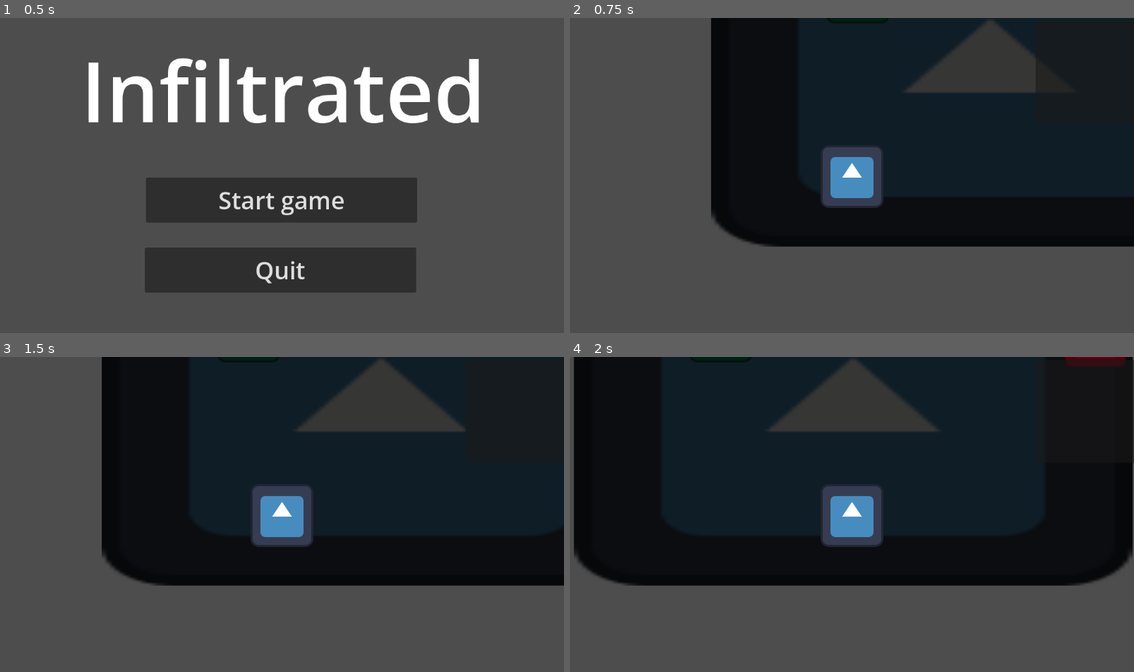
Above: before the commit, frames 1-4 (two rows, left to right).
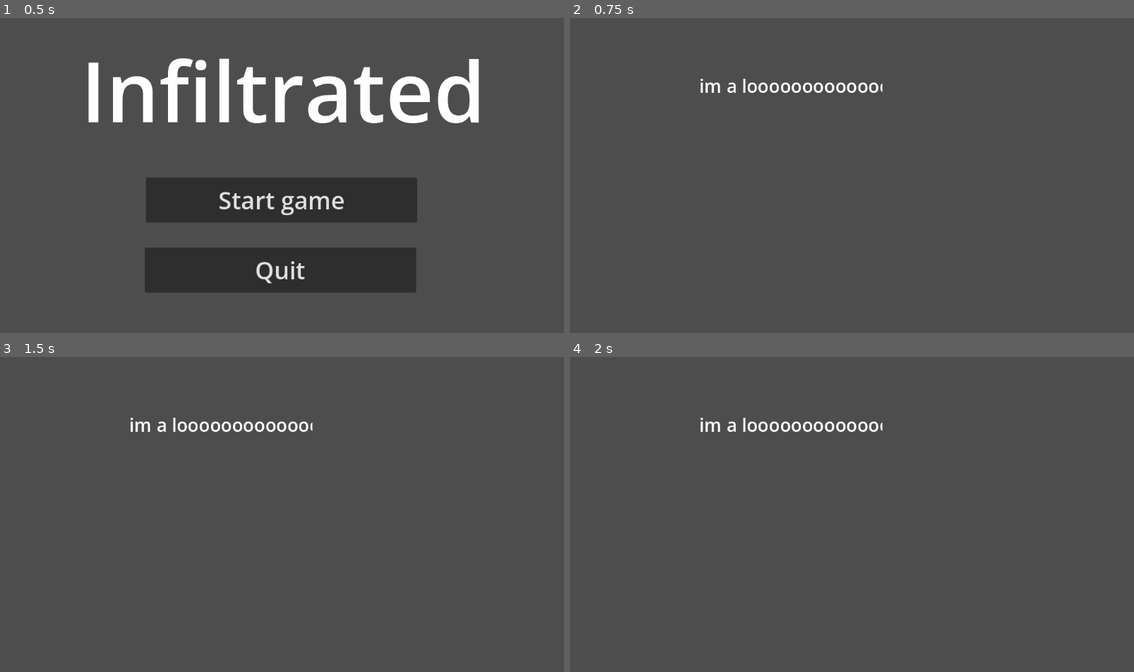
Above: after the commit, the same moments.

Repository: Rainy-Boy/GGJ_2026
Game: Godot game, scene res://Scenes/start_screen.tscn
Same seed, same stepped clock (60 frames per second), same inputs: the game is played once before the commit and once after it. The engine's default icon, where the game draws it, is replaced by a stand-in: a white triangle on a blue panel in a dark square.
Inputs:
- Up to frame 1 (0.5 s): no input
- Up to frame 2 (0.75 s): click "Start game" at 0.5 s
- Up to frame 3 (1.5 s): tap Enter at 1.25 s; hold Right (ui_right) from 1.28 s (still down)
- Up to frame 4 (2 s): keep holding Right (ui_right)

Frame 1 is identical in both runs. In frame 2, 53% of the frame differs, in the area x 23-100%, y 0-73%; in frame 3, 58%; in frame 4, 71%, in the area x 0-100%, y 0-73%.

Commit message:
Basic lore drop

Diff:
--- /dev/null
+++ b/ggj_2026/Scenes/lore_screen.tscn
@@ -0,0 +1,24 @@
+[gd_scene format=3 uid="uid://bvm3i3yty1twq"]
+
+[ext_resource type="Script" uid="uid://criva1ncvsblu" path="res://Scripts/ui_lore_screen_behaviour.gd" id="1_fwvkd"]
+
+[node name="LoreUI" type="CanvasLayer" unique_id=1812124657]
+
+[node name="Control" type="Control" parent="." unique_id=802420899]
+clip_contents = true
+layout_mode = 3
+anchors_preset = 0
+offset_left = 249.0
+offset_top = 59.0
+offset_right = 638.0
+offset_bottom = 208.0
+script = ExtResource("1_fwvkd")
+
+[node name="Label" type="Label" parent="Control" unique_id=17119578]
+layout_mode = 0
+offset_left = 15.0
+offset_top = 54.0
+offset_right = 629.0
+offset_bottom = 203.0
+theme_override_font_sizes/font_size = 37
+text = "im a looooooooooooooooooooooooooooooooooooooooooooooooooooong text"
--- /dev/null
+++ b/ggj_2026/Scripts/ui_lore_screen_behaviour.gd
@@ -0,0 +1,26 @@
+extends Control
+
+#@onready var control: Control = $Control
+@onready var label: Label = $Label
+
+func _ready() -> void:
+	# Enable the control's clip contents
+	self.clip_contents = true
+	# Don't trim to get the full line size
+	label.text_overrun_behavior = TextServer.OVERRUN_NO_TRIMMING
+	# Wait for a frame to update sizes
+	await get_tree().process_frame
+	# Calculate the final offset
+	var final_offset = -(label.get_combined_minimum_size().x - self.size.x)
+	# Create the tween
+	var tween = create_tween()
+	# and tween the offset left to a negative value so it scrolls to the right
+	tween.tween_property(label, "offset_left", final_offset, 3).set_delay(2)
+	# Set the overrun to ellipsis back
+	label.text_overrun_behavior = TextServer.OVERRUN_TRIM_ELLIPSIS
+
+	await tween.finished
+
+	await get_tree().create_timer(2).timeout
+
+	get_tree().change_scene_to_file("res://Scenes/map.tscn")
--- a/ggj_2026/Scripts/ui_start_screen_behaviour.gd
+++ b/ggj_2026/Scripts/ui_start_screen_behaviour.gd
@@ -1,7 +1,7 @@
 extends CanvasLayer
 
 func _on_start_button_pressed():
-	get_tree().change_scene_to_file("res://Scenes/map.tscn")
+	get_tree().change_scene_to_file("res://Scenes/lore_screen.tscn")
 
 func _on_quit_button_pressed():
 	get_tree().quit()
Not shown, added: ggj_2026/Scripts/ui_lore_screen_behaviour.gd.uid
